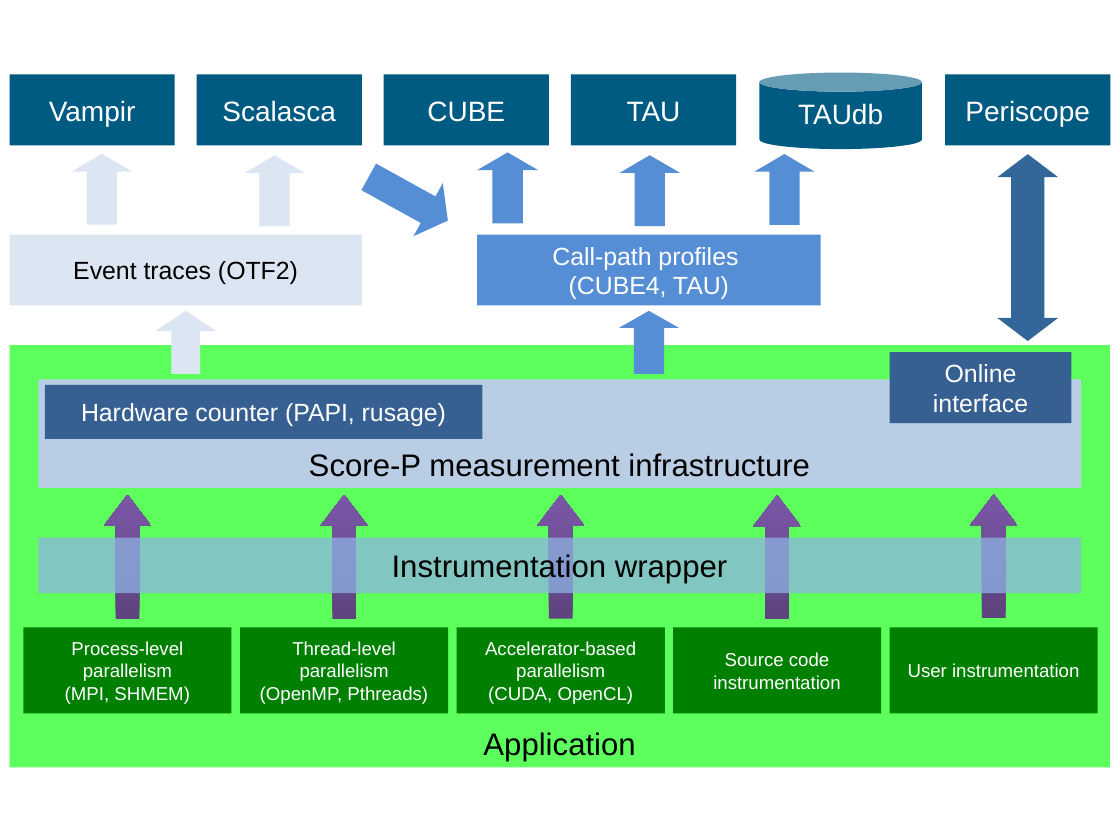
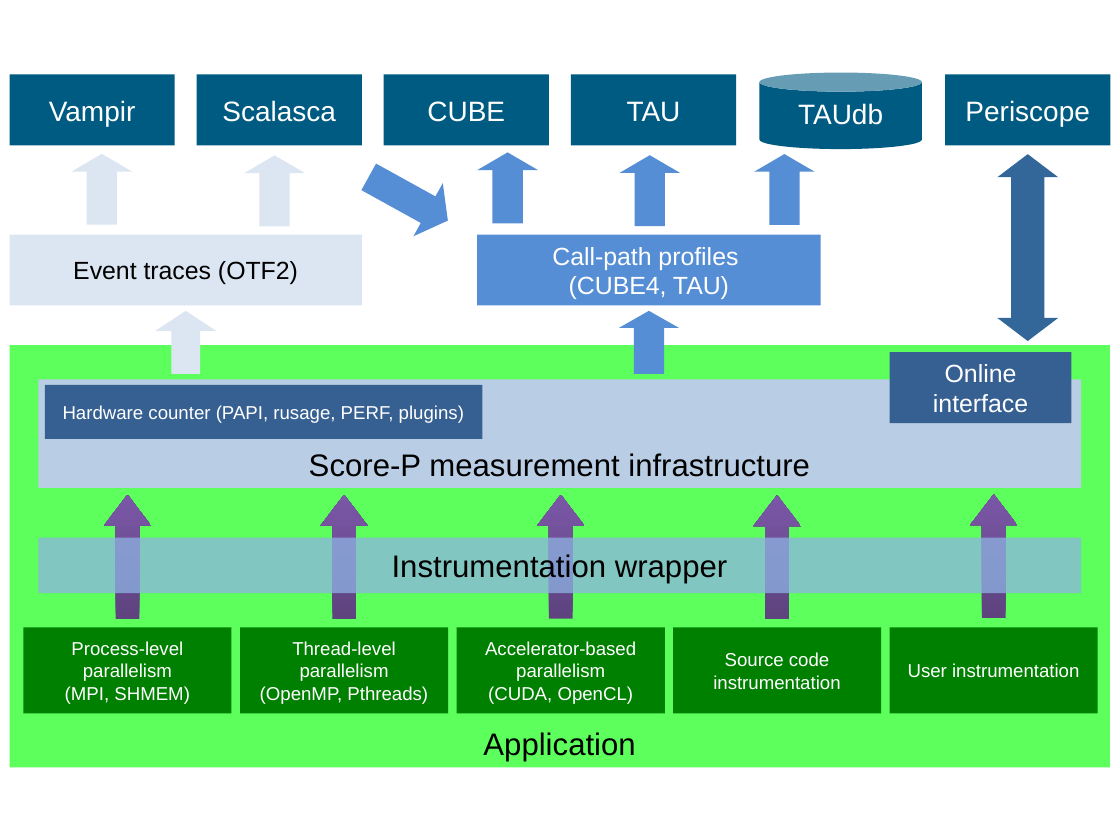
Before and after one commit to tudasc/scorep-xray, a slide deck: slide 1 of doc/images/score-p-overview.pptx. Drawn at 1120x840 pixels with LibreOffice and Linux fonts; fonts in the diff are those of the drawing. Boxes give left, top, right and bottom in pixels: in the first picture for what was removed or moved away, otherwise in the second. Text is boxed around its words. In the diff, an @@ line names an element or a change of style, - is before the commit and + after.

Commit message:
Adding PERF and plugins to `Hardware counter`.
Subversion: revision:9617

```diff
--- a/doc/images/score-p-overview.pptx
+++ b/doc/images/score-p-overview.pptx
@@ text in freeform shape at (63,405,464,423): text changed; size 16 to 12 pt @@
-Hardware counter (PAPI, rusage)
+Hardware counter (PAPI, rusage, PERF, plugins)
```
Also in this commit, not shown: 2 other files.
